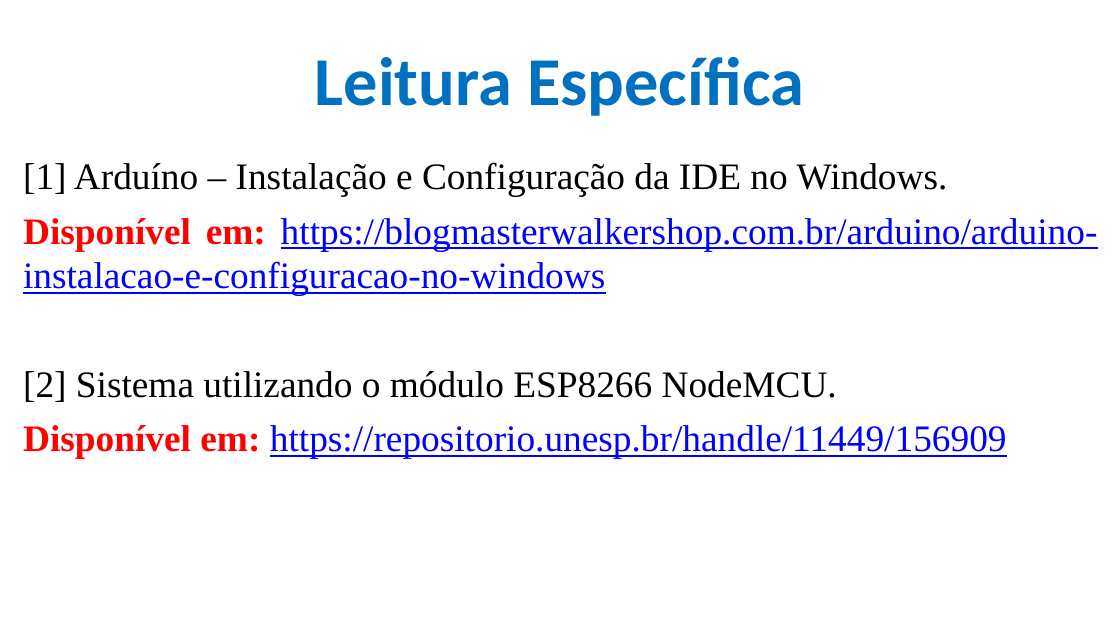
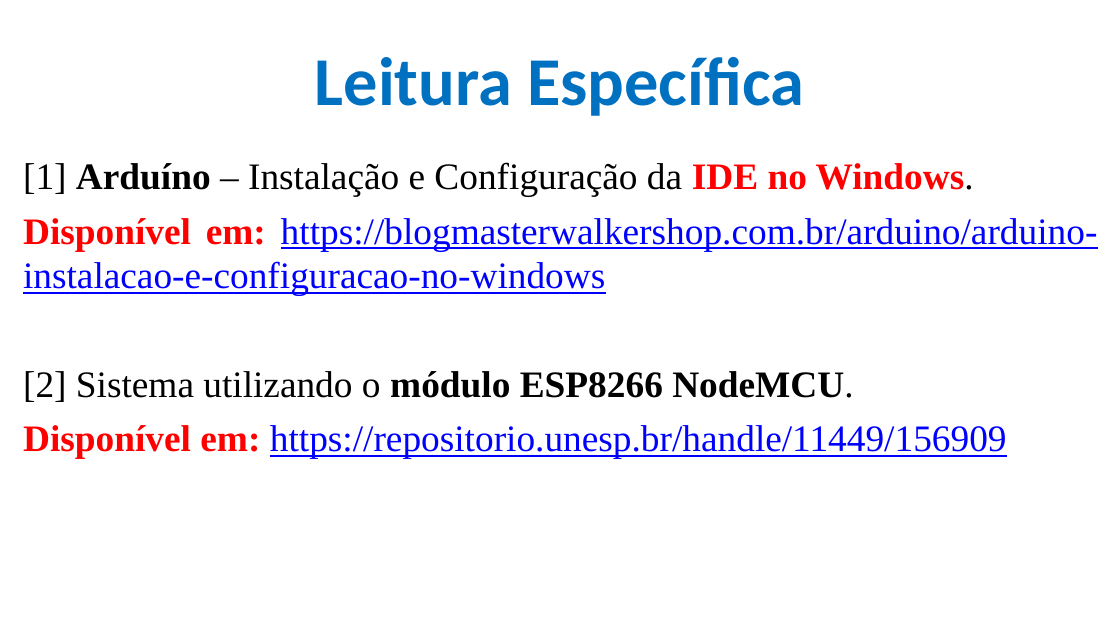
Before and after one commit to CloudEducationBrazil/WydenArea1AplicacaoCloudIndustria40Python, a slide deck: slide 20 of 01 Classes/Aula 05 - Aplicação Cloud Indústria 40 Python IoT Plataforma Nodemcu.pptx. Drawn at 1120x630 pixels with LibreOffice and Linux fonts; fonts in the diff are those of the drawing; background and template pictures are left out. Boxes give left, top, right and bottom in pixels: in the first picture for what was removed or moved away, otherwise in the second. Text is boxed around its words. In the diff, an @@ line names an element or a change of style, - is before the commit and + after.

```diff
--- a/01 Classes/Aula 05 - Aplicação Cloud Indústria 40 Python IoT Plataforma Nodemcu.pptx
+++ b/01 Classes/Aula 05 - Aplicação Cloud Indústria 40 Python IoT Plataforma Nodemcu.pptx
@@ text at [23, 162, 974, 402]: text colour #000000 to #FF0000 in "IDE no Windows."; bold on in "Arduíno IDE no Windows.", "módulo ESP8266 NodeMCU." @@
```
Also in this commit, not shown: 1 other slide changed.
